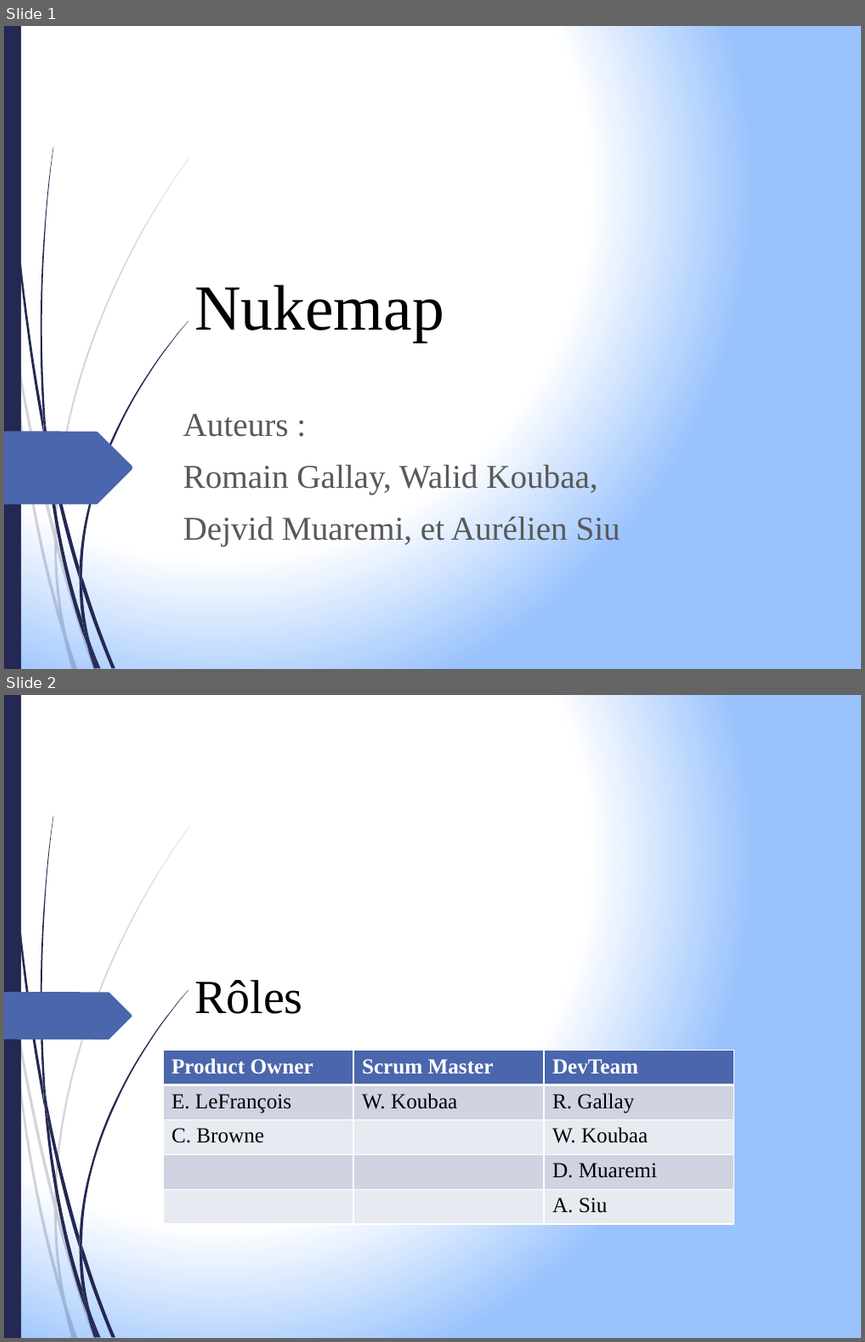
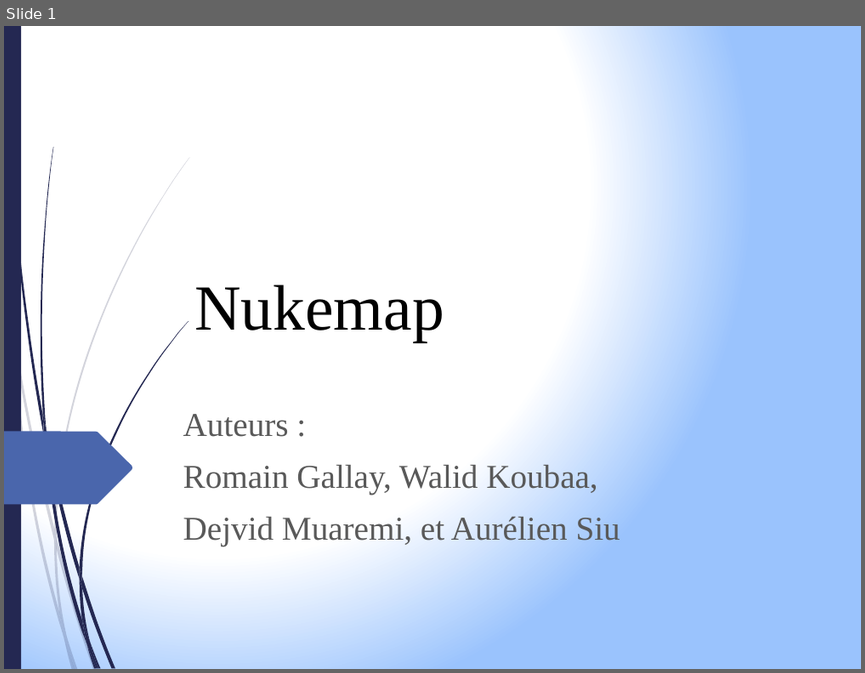
Before and after one commit to manalito/nukemap, a slide deck: presentation.pptx. Shown one above the other, each under a label of ours: slides 1 and 2 before the commit, slide 1 after it. The pictures are 865x1342 and 865x673 pixels, drawn with LibreOffice and Linux fonts; fonts in the diff are those of the drawing. Boxes give left, top, right and bottom in pixels: in the first picture for what was removed or moved away, otherwise in the second. Text is boxed around its words. In the diff, an @@ line names an element or a change of style, - is before the commit and + after.

```diff
--- a/presentation.pptx
+++ b/presentation.pptx
@@ slide 2 removed at (4, 695, 861, 1338), background gradient #FFFFFF to #9BC3FE; not listed: 23 template elements that a slide beside it also shows @@
@@ freeform shape removed at (4, 992, 132, 1039) @@
@@ title removed at (194, 980, 302, 1014) @@
-Rôles
@@ table removed at (162, 1049, 733, 1224), 5 rows, 3 columns @@
-Product Owner | Scrum Master | DevTeam
-E. LeFrançois | W. Koubaa | R. Gallay
-C. Browne |  | W. Koubaa
- |  | D. Muaremi
- |  | A. Siu
```
Also in this commit, not shown: 5 slides changed, 1 slide added, 1 other file.
